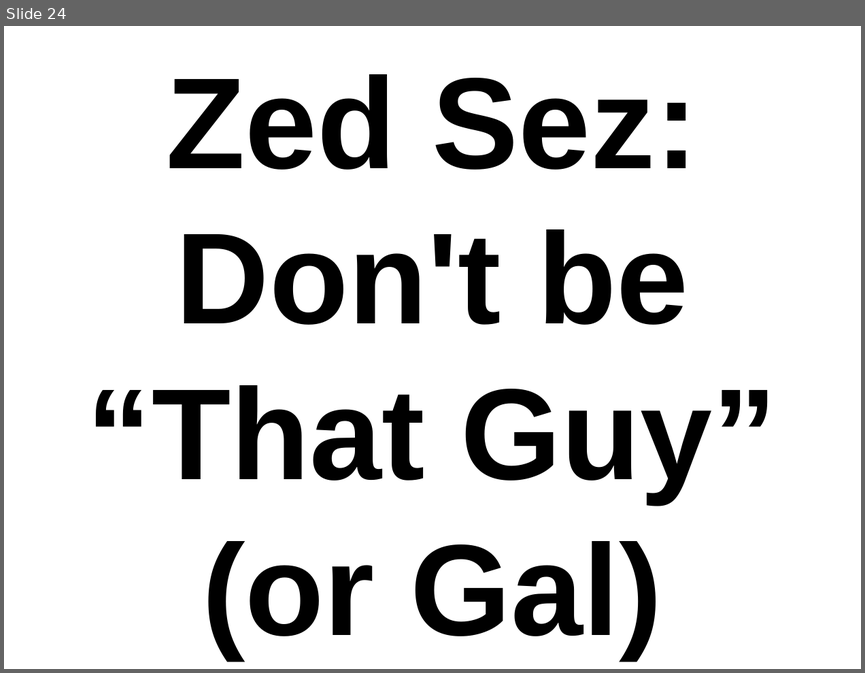
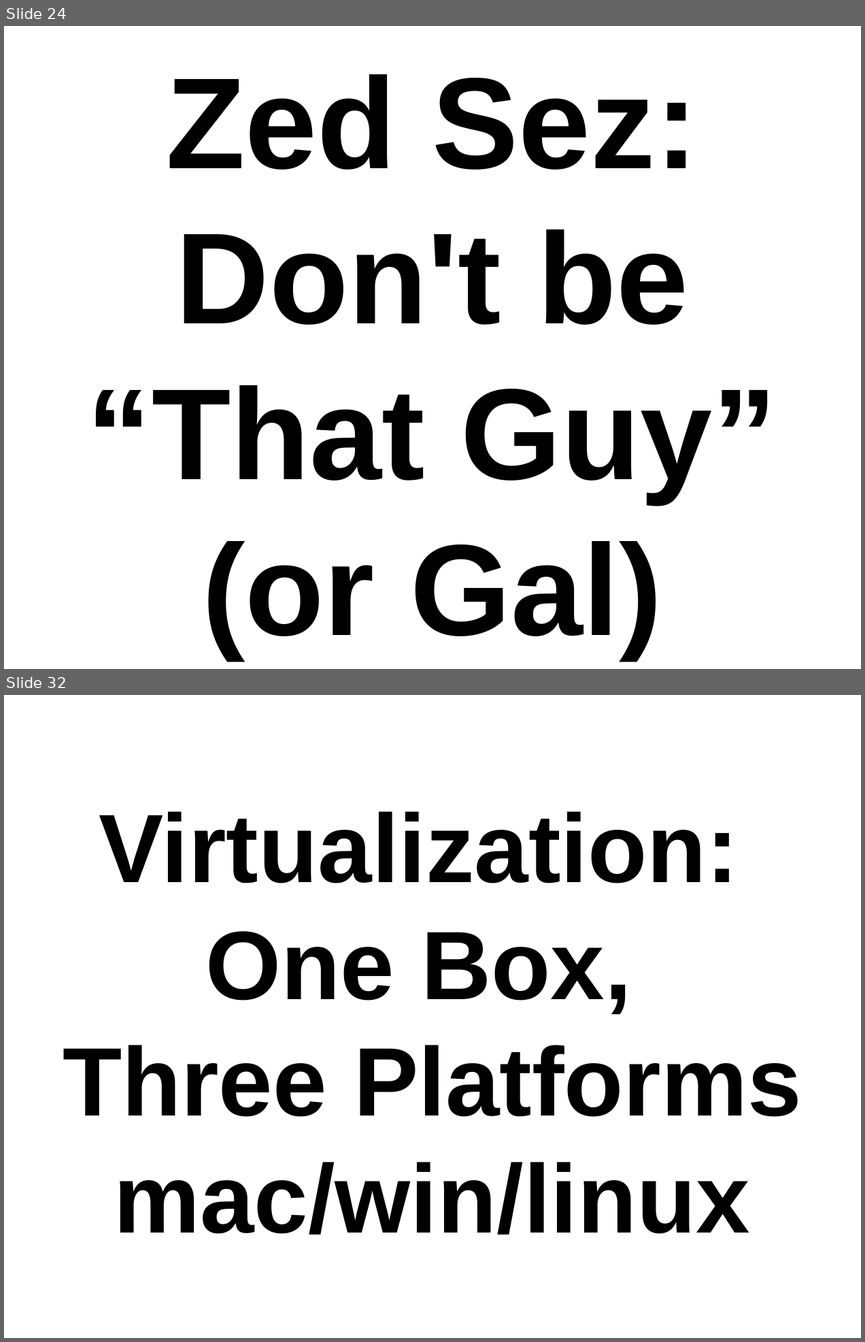
Before and after one commit to thewoolleyman/ci_for_the_rails_guy_or_gal, a slide deck: presentation/ci_for_the_web_2.0_guy_or_gal.odp. Shown one above the other, each under a label of ours: slide 24 before the commit, slides 24 and 32 after it; the slides between them are not shown. The pictures are 865x673 and 865x1342 pixels, drawn with LibreOffice and Linux fonts; fonts in the diff are those of the drawing. Boxes give left, top, right and bottom in pixels: in the first picture for what was removed or moved away, otherwise in the second. Text is boxed around its words. In the diff, an @@ line names an element or a change of style, - is before the commit and + after.

```diff
--- a/presentation/ci_for_the_web_2.0_guy_or_gal.odp
+++ b/presentation/ci_for_the_web_2.0_guy_or_gal.odp
@@ slide 32 added at (4,695,861,1338), background #FFFFFF @@
@@ title added at (62,811,801,1234), 90 pt, text #000000, bold @@
+Virtualization: One Box,
+Three Platforms
+mac/win/linux
```
Also in this commit, not shown: 1 slide changed, 37 other slides added, 1 slide removed.
